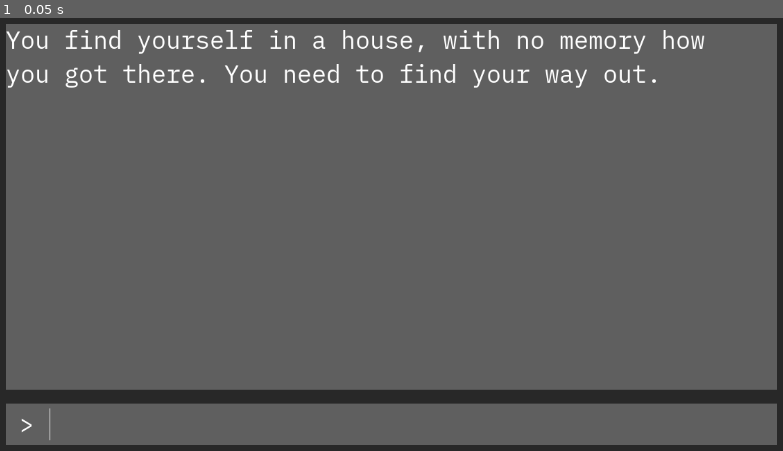
Above: before the commit, frame 1.
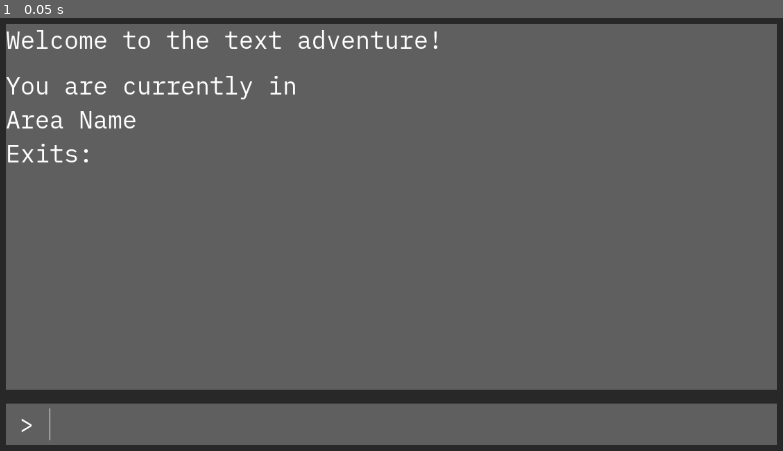
Above: after the commit, the same moment.

Repository: alephmembeth/textadventure-from-scratch
Game: Godot game, scene res://game.tscn
Two runs of this game, one before a commit and one after it. Both use one fixed random seed, a clock stepped at 60 frames per second and the inputs below.
Inputs:
- Up to frame 1 (0.05 s): no input

The runs differ from the first frame. In frame 1, 3.0% of the frame differs, in the area x 0-91%, y 2-34%.

Commit message:
Implement areas

Diff:
--- /dev/null
+++ b/area.gd
@@ -0,0 +1,5 @@
+extends PanelContainer
+class_name area
+
+@export var area_name = "Area Name"
+@export var area_description = "Description of the area."
--- /dev/null
+++ b/area.tscn
@@ -0,0 +1,29 @@
+[gd_scene load_steps=3 format=3 uid="uid://dkyrk54w0wb1h"]
+
+[ext_resource type="Script" path="res://area.gd" id="1_agouf"]
+[ext_resource type="FontFile" uid="uid://dsiu2symk18fd" path="res://fonts/ibm_plex_mono_regular.ttf" id="1_sf75f"]
+
+[node name="area" type="PanelContainer"]
+custom_minimum_size = Vector2(250, 200)
+offset_right = 250.0
+offset_bottom = 200.0
+script = ExtResource("1_agouf")
+
+[node name="margins" type="MarginContainer" parent="."]
+layout_mode = 2
+
+[node name="rows" type="VBoxContainer" parent="margins"]
+layout_mode = 2
+
+[node name="area_name" type="Label" parent="margins/rows"]
+layout_mode = 2
+theme_override_fonts/font = ExtResource("1_sf75f")
+theme_override_font_sizes/font_size = 24
+text = "Area Name"
+horizontal_alignment = 1
+
+[node name="area_description" type="Label" parent="margins/rows"]
+layout_mode = 2
+theme_override_fonts/font = ExtResource("1_sf75f")
+text = "Description of the area."
+autowrap_mode = 2
--- a/game.gd
+++ b/game.gd
@@ -8,17 +8,20 @@
 @export var max_lines_remembered := 42
 
 @onready var parser = $parser
-@onready var history = $background/margins/rows/info_panel/scroll/history
-@onready var scroll = $background/margins/rows/info_panel/scroll
+@onready var history = $interface/margins/rows/info_panel/scroll/history
+@onready var scroll = $interface/margins/rows/info_panel/scroll
 @onready var scrollbar = scroll.get_v_scroll_bar()
+@onready var area_manager = $area_manager
 
 
 func _ready() -> void:
 	scrollbar.changed.connect(handle_scrollbar_changed)
 	max_scroll_length = scrollbar.max_value
-	var starting_message = Response.instantiate()
-	starting_message.text = "You find yourself in a house, with no memory how you got there. You need to find your way out."
-	add_response(starting_message)
+
+	handle_response_generated("Welcome to the text adventure!")
+
+	parser.response_generated.connect(handle_response_generated)
+	parser.initialize(area_manager.get_child(0))
 
 
 func handle_scrollbar_changed():
@@ -37,6 +40,12 @@
 	add_response(input_response)
 
 
+func handle_response_generated(response_text: String):
+	var response = Response.instantiate()
+	response.text = response_text
+	add_response(response)
+
+
 func add_response(response: Control):
 	history.add_child(response)
 	delete_history()
--- a/game.tscn
+++ b/game.tscn
@@ -1,9 +1,10 @@
-[gd_scene load_steps=10 format=3 uid="uid://p60quupdc4ch"]
+[gd_scene load_steps=11 format=3 uid="uid://p60quupdc4ch"]
 
 [ext_resource type="Script" path="res://input_line.gd" id="1_33s3s"]
 [ext_resource type="Script" path="res://game.gd" id="1_vjsim"]
 [ext_resource type="FontFile" uid="uid://dsiu2symk18fd" path="res://fonts/ibm_plex_mono_regular.ttf" id="1_xs2cr"]
 [ext_resource type="Script" path="res://parser.gd" id="2_uctwy"]
+[ext_resource type="PackedScene" uid="uid://dkyrk54w0wb1h" path="res://area.tscn" id="3_ivh7q"]
 
 [sub_resource type="StyleBoxFlat" id="StyleBoxFlat_ri1t3"]
 bg_color = Color(0.156863, 0.156863, 0.156863, 1)
@@ -30,7 +31,13 @@
 [node name="parser" type="Node" parent="."]
 script = ExtResource("2_uctwy")
 
-[node name="background" type="PanelContainer" parent="."]
+[node name="area_manager" type="Node" parent="."]
+
+[node name="area" parent="area_manager" instance=ExtResource("3_ivh7q")]
+offset_top = -279.0
+offset_bottom = -79.0
+
+[node name="interface" type="PanelContainer" parent="."]
 layout_mode = 1
 anchors_preset = 15
 anchor_right = 1.0
@@ -39,47 +46,47 @@
 grow_vertical = 2
 theme_override_styles/panel = SubResource("StyleBoxFlat_ri1t3")
 
-[node name="margins" type="MarginContainer" parent="background"]
+[node name="margins" type="MarginContainer" parent="interface"]
 layout_mode = 2
 theme_override_constants/margin_left = 20
 theme_override_constants/margin_top = 20
 theme_override_constants/margin_right = 20
 theme_override_constants/margin_bottom = 20
 
-[node name="rows" type="VBoxContainer" parent="background/margins"]
+[node name="rows" type="VBoxContainer" parent="interface/margins"]
 layout_mode = 2
 theme_override_constants/separation = 20
 
-[node name="info_panel" type="PanelContainer" parent="background/margins/rows"]
+[node name="info_panel" type="PanelContainer" parent="interface/margins/rows"]
 layout_mode = 2
 size_flags_vertical = 3
 theme_override_styles/panel = SubResource("StyleBoxFlat_ap3o6")
 
-[node name="scroll" type="ScrollContainer" parent="background/margins/rows/info_panel"]
+[node name="scroll" type="ScrollContainer" parent="interface/margins/rows/info_panel"]
 layout_mode = 2
 horizontal_scroll_mode = 0
 
-[node name="history" type="VBoxContainer" parent="background/margins/rows/info_panel/scroll"]
+[node name="history" type="VBoxContainer" parent="interface/margins/rows/info_panel/scroll"]
 layout_mode = 2
 size_flags_horizontal = 3
 size_flags_vertical = 3
 theme_override_constants/separation = 20
 
-[node name="input_panel" type="PanelContainer" parent="background/margins/rows"]
+[node name="input_panel" type="PanelContainer" parent="interface/margins/rows"]
 custom_minimum_size = Vector2(2.08165e-12, 60)
 layout_mode = 2
 theme_override_styles/panel = SubResource("StyleBoxFlat_5rxps")
 
-[node name="caret_space" type="HBoxContainer" parent="background/margins/rows/input_panel"]
+[node name="caret_space" type="HBoxContainer" parent="interface/margins/rows/input_panel"]
 layout_mode = 2
 
-[node name="caret" type="Label" parent="background/margins/rows/input_panel/caret_space"]
+[node name="caret" type="Label" parent="interface/margins/rows/input_panel/caret_space"]
 layout_mode = 2
 theme_override_fonts/font = ExtResource("1_xs2cr")
 theme_override_font_sizes/font_size = 33
 text = " > "
 
-[node name="input_line" type="LineEdit" parent="background/margins/rows/input_panel/caret_space"]
+[node name="input_line" type="LineEdit" parent="interface/margins/rows/input_panel/caret_space"]
 layout_mode = 2
 size_flags_horizontal = 3
 theme_override_fonts/font = ExtResource("1_xs2cr")
@@ -89,5 +96,5 @@
 max_length = 42
 script = ExtResource("1_33s3s")
 
-[connection signal="text_submitted" from="background/margins/rows/input_panel/caret_space/input_line" to="." method="_on_input_line_text_submitted"]
-[connection signal="text_submitted" from="background/margins/rows/input_panel/caret_space/input_line" to="background/margins/rows/input_panel/caret_space/input_line" method="_on_text_submitted"]
+[connection signal="text_submitted" from="interface/margins/rows/input_panel/caret_space/input_line" to="." method="_on_input_line_text_submitted"]
+[connection signal="text_submitted" from="interface/margins/rows/input_panel/caret_space/input_line" to="interface/margins/rows/input_panel/caret_space/input_line" method="_on_text_submitted"]
--- a/parser.gd
+++ b/parser.gd
@@ -1,4 +1,12 @@
 extends Node
+
+signal response_generated(response_text)
+
+var current_area = null
+
+
+func initialize(starting_area):
+	change_area(starting_area)
 
 
 func process_command(input: String) -> String:
@@ -29,3 +37,13 @@
 
 func help() -> String:
 	return "You can use these commands: 'go [location], 'help'."
+
+
+func change_area(new_area: area):
+	current_area = new_area
+	var string_array = PackedStringArray([
+		"You are currently in", new_area.area_name,
+		"Exits: "
+	])
+	var strings = "\n".join(string_array)
+	emit_signal("response_generated", strings)
